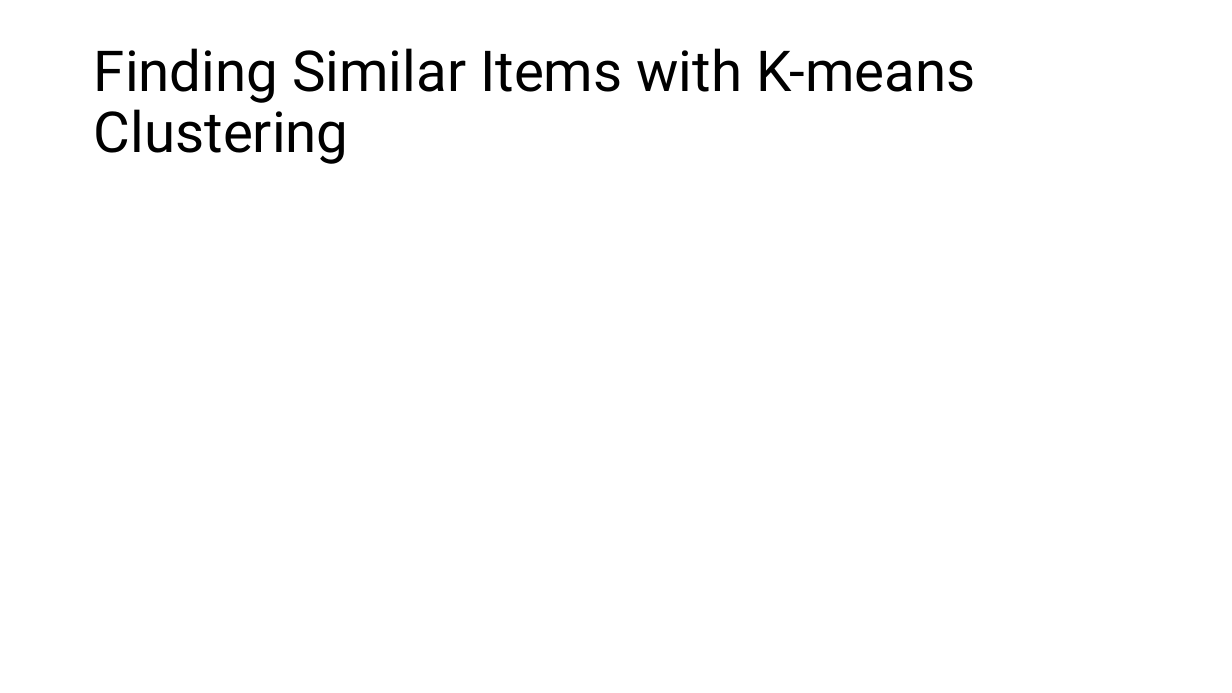
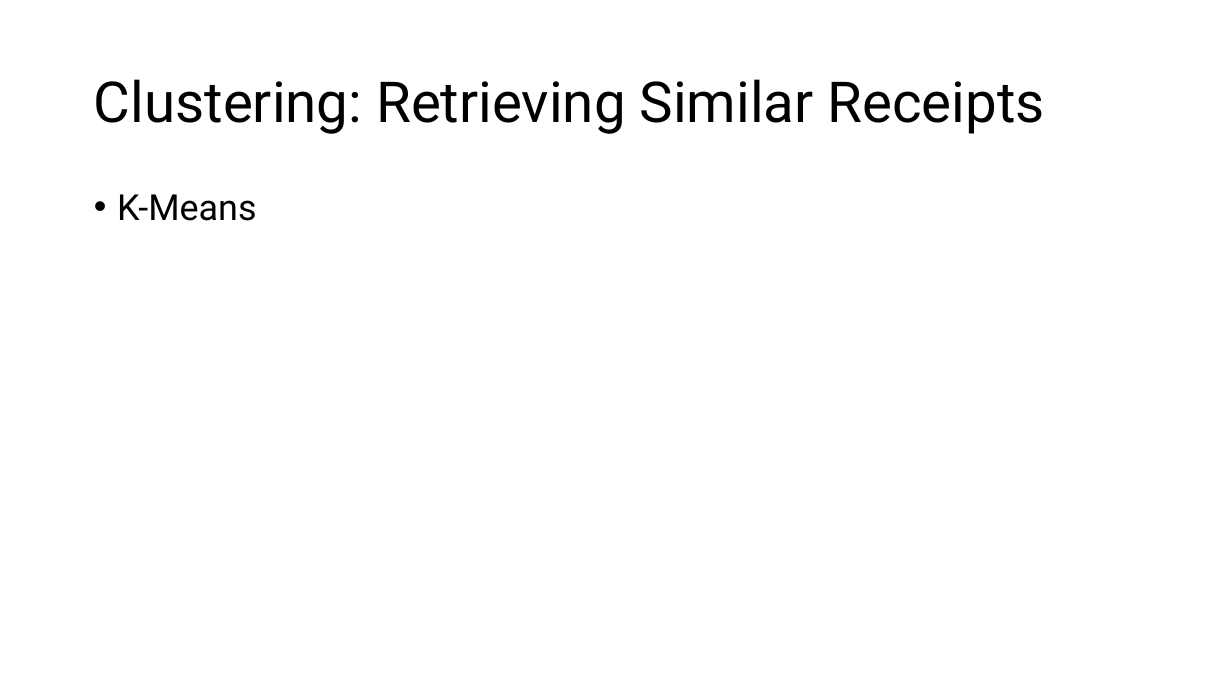
Before and after one commit to iradualbert/dst-receipt-expense, a slide deck: slide 12 of Receipt_Images_Processing.pptx (slide 9 before the commit). Drawn at 1232x693 pixels with LibreOffice and Linux fonts; fonts in the diff are those of the drawing. Boxes give left, top, right and bottom in pixels: in the first picture for what was removed or moved away, otherwise in the second. Text is boxed around its words. In the diff, an @@ line names an element or a change of style, - is before the commit and + after.

```diff
--- a/Receipt_Images_Processing.pptx
+++ b/Receipt_Images_Processing.pptx
@@ title at (94, 79, 1045, 134): text changed @@
-Finding Similar Items with K-means Clustering
+Clustering: Retrieving Similar Receipts
@@ text added at (117, 194, 257, 221), 28 pt, text #000000 @@
+• K-Means
```
Also in this commit, not shown: 4 other slides changed, 7 slides added, 3 slides removed, 3 other files.
